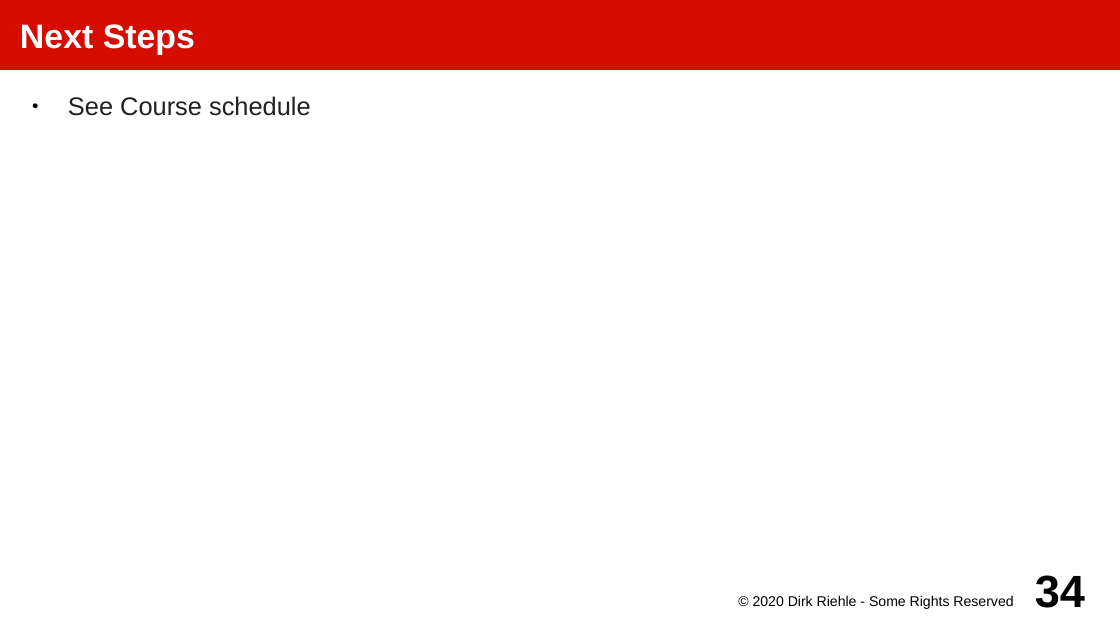
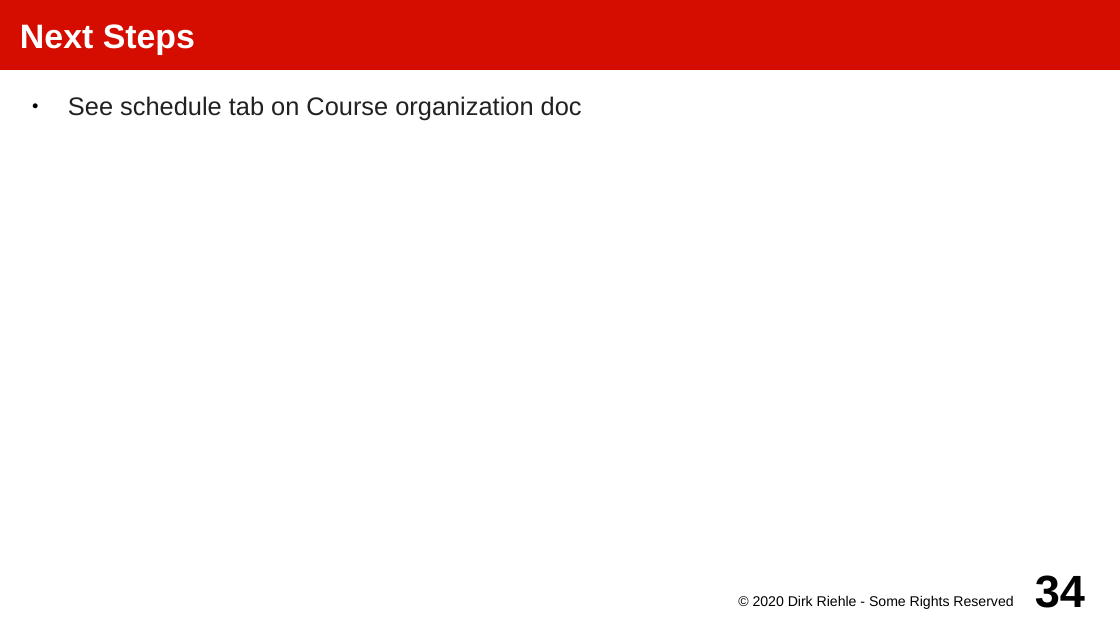
Before and after one commit to dirkriehle/amos-course, a slide deck: slide 34 of Lecture slides/AMOS B01 - Project Crash Course.odp. Drawn at 1120x630 pixels with LibreOffice and Linux fonts; fonts in the diff are those of the drawing. Boxes give left, top, right and bottom in pixels: in the first picture for what was removed or moved away, otherwise in the second. Text is boxed around its words. In the diff, an @@ line names an element or a change of style, - is before the commit and + after.

```diff
--- a/Lecture slides/AMOS B01 - Project Crash Course.odp
+++ b/Lecture slides/AMOS B01 - Project Crash Course.odp
@@ text at <box>68,96,582,120</box>: text changed @@
-● See Course schedule
+● See schedule tab on Course organization doc
```
Also in this commit, not shown: 1 other slide changed, 33 other files.
